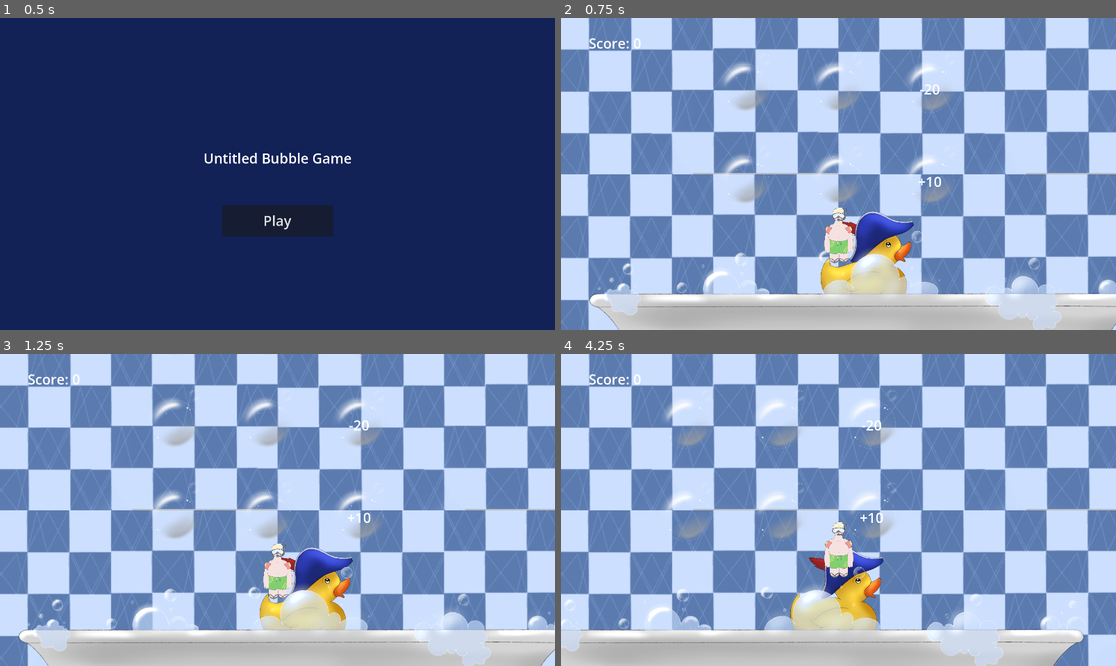
Above: before the commit, frames 1-4 (two rows, left to right).
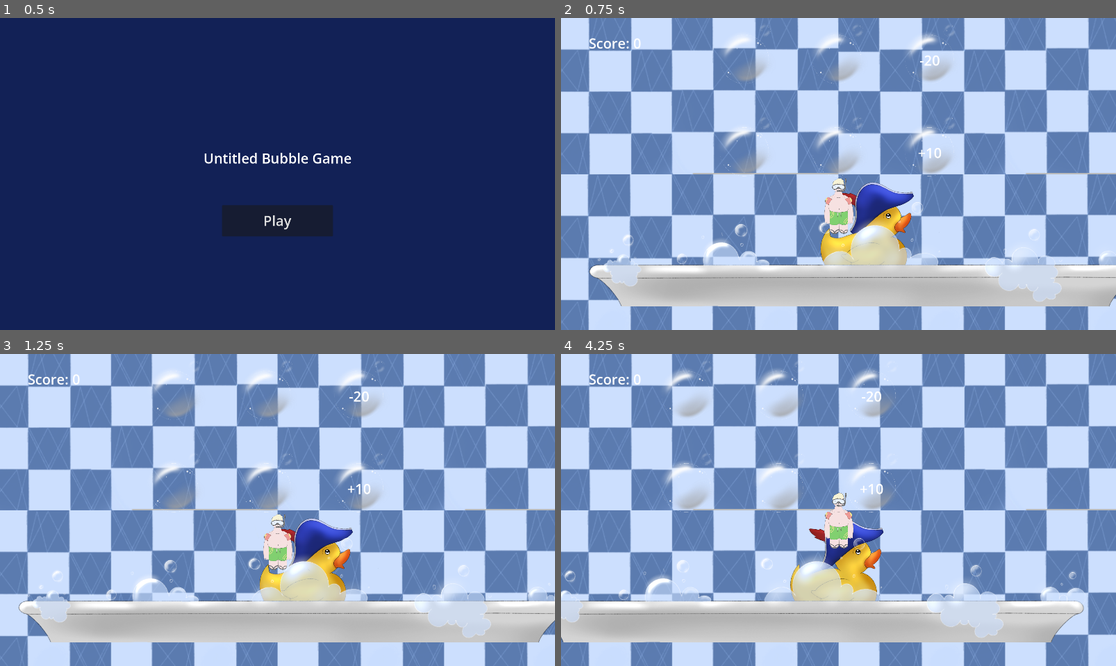
Above: after the commit, the same moments.

Repository: KaterynaKateryna/GlobalGameJam2025-Bubble
Game: Godot game, scene res://src/Scenes/start_screen.tscn
Same seed, same stepped clock (60 frames per second), same inputs: the game is played once before the commit and once after it.
Inputs (mouse positions are in pixels of both pictures, inside the frame that each line leads up to):
- Up to frame 1 (0.5 s): no input
- Up to frame 2 (0.75 s): click "Play" at 0.5 s
- Up to frame 3 (1.25 s): no input
- Up to frame 4 (4.25 s): move the mouse to (960, 494) at 1.27 s; click (960, 494) at 1.52 s; move the mouse to (727, 525) at 2.02 s; click (727, 525) at 2.27 s; move the mouse to (894, 441) at 2.77 s; move the mouse to (810, 572) at 3.52 s; click (810, 572) at 3.77 s

Frame 1 is identical in both runs. In frame 2, 25% of the frame differs, in the area x 5-100%, y 0-100%; in frame 3, 25%, in the area x 3-100%, y 0-100%; in frame 4, 24%.

Commit message:
fix camera hack

Diff:
--- a/src/actors/player.gd
+++ b/src/actors/player.gd
@@ -12,7 +12,7 @@
 	var screen_size = viewport.get_visible_rect().size
 	var camera = viewport.get_camera_2d()
 
-	camera.limit_bottom = screen_size.y + 100
+	camera.limit_bottom = screen_size.y + 200
 
 func _physics_process(delta: float) -> void:
 	if is_on_floor():
